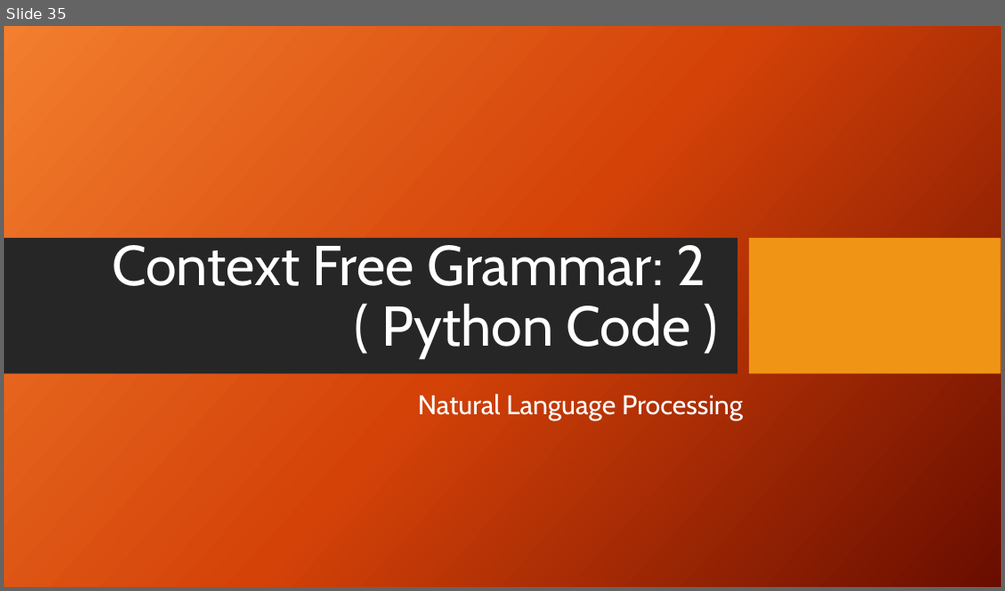
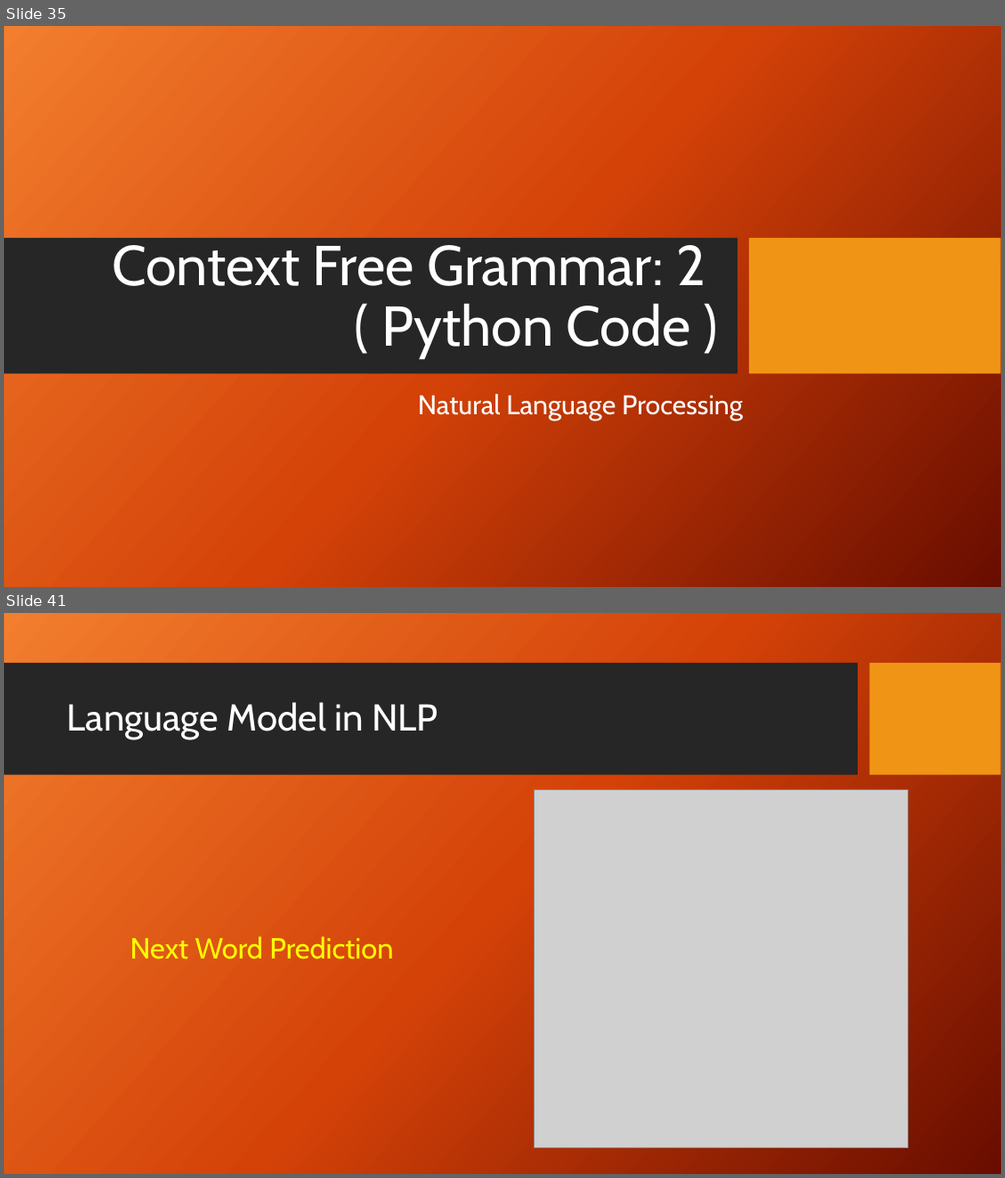
Before and after one commit to FaisalAhmedBijoy/Natural-Language-Processing-with-Python, a slide deck: docs/NLP_bangla_tutorial.pptx. Shown one above the other, each under a label of ours: slide 35 before the commit, slides 35 and 41 after it; the slides between them are not shown. The pictures are 1005x591 and 1005x1178 pixels, drawn with LibreOffice and Linux fonts; fonts in the diff are those of the drawing; grey boxes stand for pictures; background and template pictures are left out. Boxes give left, top, right and bottom in pixels: in the first picture for what was removed or moved away, otherwise in the second. Text is boxed around its words. In the diff, an @@ line names an element or a change of style, - is before the commit and + after.

```diff
--- a/docs/NLP_bangla_tutorial.pptx
+++ b/docs/NLP_bangla_tutorial.pptx
@@ slide 41 added at bbox=[4, 613, 1001, 1174], background picture (left out) @@
@@ rectangle added at bbox=[4, 663, 858, 775], fill #262626 @@
@@ rectangle added at bbox=[870, 663, 1001, 775], fill #F09415 @@
@@ title added at bbox=[67, 702, 438, 739], 36 pt, text #FFFFFF @@
+Language Model in NLP
@@ picture added at bbox=[534, 789, 908, 1148] @@
@@ text added at bbox=[130, 936, 393, 959], 28 pt, text #FFFF00 @@
+Next Word Prediction
```
Also in this commit, not shown: 6 other slides added.
